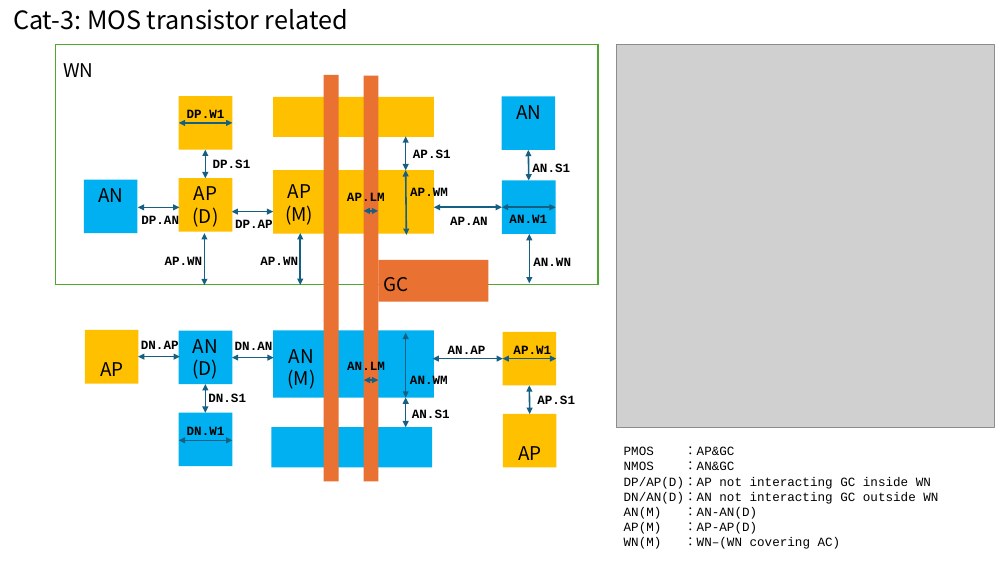
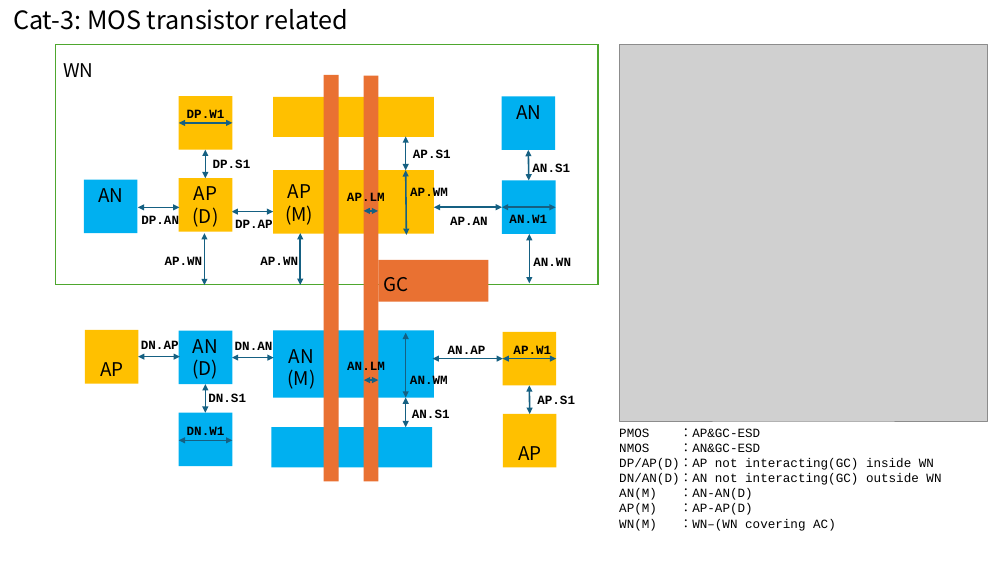
Before and after one commit to OpenSUSI/TR-1um, a slide deck: slide 5 of Document/TR-1um_DRC_summary.pptx. Drawn at 1008x567 pixels with LibreOffice and Linux fonts; fonts in the diff are those of the drawing; grey boxes stand for pictures. Boxes give left, top, right and bottom in pixels: in the first picture for what was removed or moved away, otherwise in the second. Text is boxed around its words. In the diff, an @@ line names an element or a change of style, - is before the commit and + after.

```diff
--- a/Document/TR-1um_DRC_summary.pptx
+++ b/Document/TR-1um_DRC_summary.pptx
@@ picture: place and size @@
-picture at bbox=[616, 44, 994, 427]
+picture at bbox=[620, 44, 988, 421]
@@ rectangle "PMOS ：AP&GC-ESD": place and size @@
-rectangle "PMOS ：AP&GC-ESD" at bbox=[624, 446, 938, 549]
+rectangle "PMOS ：AP&GC-ESD" at bbox=[612, 421, 975, 535]
@@ text in rectangle at bbox=[619, 428, 941, 485]: text changed @@
-PMOS ：AP&GC
-NMOS ：AN&GC
-DP/AP(D)：AP not interacting GC inside WN
-DN/AN(D)：AN not interacting GC outside WN
+PMOS ：AP&GC-ESD
+NMOS ：AN&GC-ESD
+DP/AP(D)：AP not interacting(GC) inside WN
+DN/AN(D)：AN not interacting(GC) outside WN
```
Also in this commit, not shown: 8 other slides changed, 9 slides added, 1 other file.
